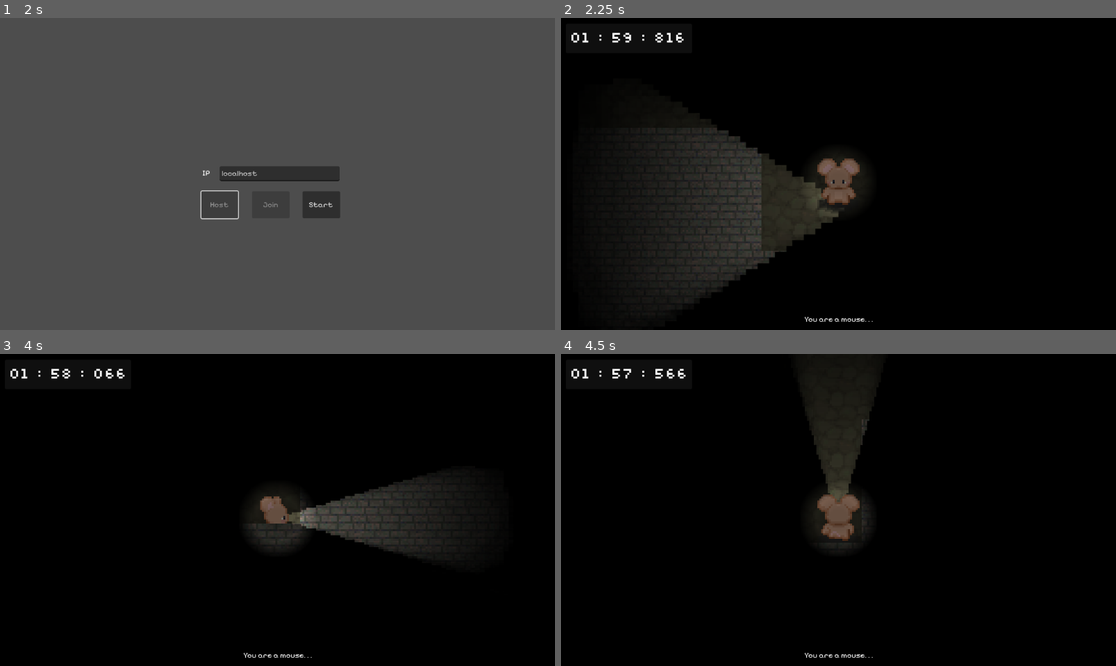
Above: before the commit, frames 1-4 (two rows, left to right).
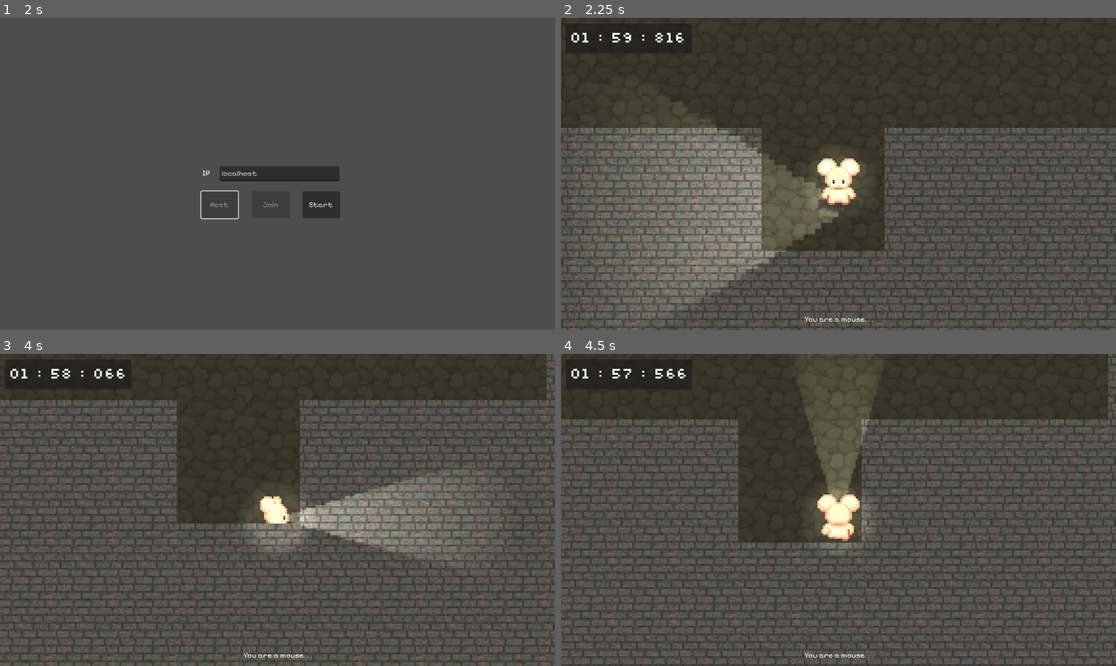
Above: after the commit, the same moments.

Repository: ej31415/Rat
Game: Godot game, scene res://main.tscn
The game is run twice, just before and just after one commit, with the same random seed, the same clock (stepped at 60 frames per second) and the same inputs.
Inputs:
- Up to frame 1 (2 s): tap Enter at 0.5 s; hold D (RIGHT) 0.53-1.25 s; hold X (ATTACK) 0.53-1.25 s; tap Space (TOGGLE LIGHT, bound only after the commit) at 0.8 s; click "Host" at 1.25 s
- Up to frame 2 (2.25 s): click "Start" at 2 s
- Up to frame 3 (4 s): hold S (DOWN) 2.78-3.53 s; tap Space (TOGGLE LIGHT, bound only after the commit) at 2.85, 3.8 s; tap X (ATTACK) at 3.05 s; hold D (RIGHT) from 3.53 s (still down); hold X (ATTACK) from 3.53 s (still down)
- Up to frame 4 (4.5 s): release D (RIGHT) at 4.28 s; release X (ATTACK) at 4.28 s; hold W (UP) from 4.28 s (still down); tap Shift (SHIFT) at 4.35 s

Frame 1 is identical in both runs. In frame 2, 98% of the frame differs, in the area x 0-100%, y 0-100%; in frame 3, 98%; in frame 4, 98%.

Commit message:
shooting animations

Diff:
--- a/brown_mouse.gd
+++ b/brown_mouse.gd
@@ -9,3 +9,6 @@
 	if anim_name == "attack":
 		print(color + " finished attack animation")
 		set_physics_process(true)
+	if "shoot" in anim_name:
+		print(color + " finished shooting animation")
+		set_physics_process(true)
--- a/brown_mouse.tscn
+++ b/brown_mouse.tscn
@@ -20,6 +20,10 @@
 [ext_resource type="Texture2D" uid="uid://ipcg31h4m08m" path="res://assets/Brown Mouse/Facing right/Brown right facing static.png" id="13_q3dww"]
 [ext_resource type="Texture2D" uid="uid://dyt2tct6bdmye" path="res://assets/Brown Mouse/Facing right/Brown right facing step right.png" id="14_nahoj"]
 [ext_resource type="Script" path="res://aim.gd" id="20_ohqr7"]
+[ext_resource type="Texture2D" uid="uid://c17cgem17ul4x" path="res://assets/Brown Mouse/Gun/Brown front gun.png" id="20_wb4sc"]
+[ext_resource type="Texture2D" uid="uid://dr8u0clmr3p3o" path="res://assets/Brown Mouse/Gun/Brown look left gun.png" id="21_cefly"]
+[ext_resource type="Texture2D" uid="uid://1qoxsdeka2rp" path="res://assets/Brown Mouse/Gun/Brown look right gun.png" id="22_rnt3q"]
+[ext_resource type="Texture2D" uid="uid://bcny6skeyuylk" path="res://assets/Brown Mouse/Gun/Brown back gun.png" id="23_do3yt"]
 
 [sub_resource type="CanvasItemMaterial" id="CanvasItemMaterial_epbfg"]
 light_mode = 2
@@ -125,6 +129,38 @@
 }],
 "loop": true,
 "name": &"right",
+"speed": 5.0
+}, {
+"frames": [{
+"duration": 1.0,
+"texture": ExtResource("20_wb4sc")
+}],
+"loop": false,
+"name": &"shoot down",
+"speed": 5.0
+}, {
+"frames": [{
+"duration": 1.0,
+"texture": ExtResource("21_cefly")
+}],
+"loop": true,
+"name": &"shoot left",
+"speed": 5.0
+}, {
+"frames": [{
+"duration": 1.0,
+"texture": ExtResource("22_rnt3q")
+}],
+"loop": false,
+"name": &"shoot right",
+"speed": 5.0
+}, {
+"frames": [{
+"duration": 1.0,
+"texture": ExtResource("23_do3yt")
+}],
+"loop": false,
+"name": &"shoot up",
 "speed": 5.0
 }, {
 "frames": [{
@@ -206,10 +242,122 @@
 "values": [0, 1, 2]
 }
 
+[sub_resource type="Animation" id="Animation_0bxlb"]
+resource_name = "shoot down"
+tracks/0/type = "value"
+tracks/0/imported = false
+tracks/0/enabled = true
+tracks/0/path = NodePath("AnimatedSprite2D:animation")
+tracks/0/interp = 1
+tracks/0/loop_wrap = true
+tracks/0/keys = {
+"times": PackedFloat32Array(0.0666667),
+"transitions": PackedFloat32Array(1),
+"update": 1,
+"values": [&"shoot down"]
+}
+tracks/1/type = "value"
+tracks/1/imported = false
+tracks/1/enabled = true
+tracks/1/path = NodePath("AnimatedSprite2D:frame")
+tracks/1/interp = 1
+tracks/1/loop_wrap = true
+tracks/1/keys = {
+"times": PackedFloat32Array(0.0666667),
+"transitions": PackedFloat32Array(1),
+"update": 1,
+"values": [0]
+}
+
+[sub_resource type="Animation" id="Animation_exyrh"]
+resource_name = "shoot left"
+tracks/0/type = "value"
+tracks/0/imported = false
+tracks/0/enabled = true
+tracks/0/path = NodePath("AnimatedSprite2D:animation")
+tracks/0/interp = 1
+tracks/0/loop_wrap = true
+tracks/0/keys = {
+"times": PackedFloat32Array(0),
+"transitions": PackedFloat32Array(1),
+"update": 1,
+"values": [&"shoot left"]
+}
+tracks/1/type = "value"
+tracks/1/imported = false
+tracks/1/enabled = true
+tracks/1/path = NodePath("AnimatedSprite2D:frame")
+tracks/1/interp = 1
+tracks/1/loop_wrap = true
+tracks/1/keys = {
+"times": PackedFloat32Array(0),
+"transitions": PackedFloat32Array(1),
+"update": 1,
+"values": [0]
+}
+
+[sub_resource type="Animation" id="Animation_qludl"]
+resource_name = "shoot right"
+tracks/0/type = "value"
+tracks/0/imported = false
+tracks/0/enabled = true
+tracks/0/path = NodePath("AnimatedSprite2D:animation")
+tracks/0/interp = 1
+tracks/0/loop_wrap = true
+tracks/0/keys = {
+"times": PackedFloat32Array(0),
+"transitions": PackedFloat32Array(1),
+"update": 1,
+"values": [&"shoot right"]
+}
+tracks/1/type = "value"
+tracks/1/imported = false
+tracks/1/enabled = true
+tracks/1/path = NodePath("AnimatedSprite2D:frame")
+tracks/1/interp = 1
+tracks/1/loop_wrap = true
+tracks/1/keys = {
+"times": PackedFloat32Array(0),
+"transitions": PackedFloat32Array(1),
+"update": 1,
+"values": [0]
+}
+
+[sub_resource type="Animation" id="Animation_nbms4"]
+resource_name = "shoot up"
+tracks/0/type = "value"
+tracks/0/imported = false
+tracks/0/enabled = true
+tracks/0/path = NodePath("AnimatedSprite2D:animation")
+tracks/0/interp = 1
+tracks/0/loop_wrap = true
+tracks/0/keys = {
+"times": PackedFloat32Array(0),
+"transitions": PackedFloat32Array(1),
+"update": 1,
+"values": [&"shoot up"]
+}
+tracks/1/type = "value"
+tracks/1/imported = false
+tracks/1/enabled = true
+tracks/1/path = NodePath("AnimatedSprite2D:frame")
+tracks/1/interp = 1
+tracks/1/loop_wrap = true
+tracks/1/keys = {
+"times": PackedFloat32Array(0),
+"transitions": PackedFloat32Array(1),
+"update": 1,
+"values": [0]
+}
+
 [sub_resource type="AnimationLibrary" id="AnimationLibrary_fhu0p"]
 _data = {
 "RESET": SubResource("Animation_mtbjs"),
-"attack": SubResource("Animation_61pn1")
+"attack": SubResource("Animation_61pn1"),
+"shoot down": SubResource("Animation_0bxlb"),
+"shoot left": SubResource("Animation_exyrh"),
+"shoot right": SubResource("Animation_qludl"),
+"shoot up": SubResource("Animation_nbms4")
 }
 
 [sub_resource type="SceneReplicationConfig" id="SceneReplicationConfig_vfuks"]
@@ -275,7 +423,7 @@
 light_mask = 4
 visibility_layer = 4
 sprite_frames = SubResource("SpriteFrames_e3fi4")
-animation = &"static front"
+animation = &"shoot up"
 
 [node name="CollisionShape2D" type="CollisionShape2D" parent="."]
 position = Vector2(0, 25)
--- a/gray_mouse.gd
+++ b/gray_mouse.gd
@@ -9,3 +9,6 @@
 	if anim_name == "attack":
 		print(color + " finished attack animation")
 		set_physics_process(true)
+	if "shoot" in anim_name:
+		print(color + " finished shooting animation")
+		set_physics_process(true)
--- a/gray_mouse.tscn
+++ b/gray_mouse.tscn
@@ -19,7 +19,11 @@
 [ext_resource type="Texture2D" uid="uid://d1iqrscwuyffx" path="res://assets/Gray Mouse/Gyatt Walk/Gyatt static.png" id="11_05kil"]
 [ext_resource type="Texture2D" uid="uid://btfiiltmos4go" path="res://assets/Gray Mouse/Gyatt Walk/Gyatt step right.png" id="12_ab1sv"]
 [ext_resource type="Texture2D" uid="uid://d4bp62bjddfam" path="res://assets/Flashlight.png" id="15_sh5o6"]
+[ext_resource type="Texture2D" uid="uid://vgbuf0utfacj" path="res://assets/Gray Mouse/Shoot/Gray front gun.png" id="20_ntv6s"]
 [ext_resource type="Script" path="res://aim.gd" id="20_of17u"]
+[ext_resource type="Texture2D" uid="uid://c71a05enaenpo" path="res://assets/Gray Mouse/Shoot/Gray look left gun.png" id="21_k2mrk"]
+[ext_resource type="Texture2D" uid="uid://boqcwu3b4m06a" path="res://assets/Gray Mouse/Shoot/Gray look right gun.png" id="22_38kqu"]
+[ext_resource type="Texture2D" uid="uid://cwam6tsw168id" path="res://assets/Gray Mouse/Shoot/Gray gun back.png" id="23_g6aio"]
 
 [sub_resource type="CanvasItemMaterial" id="CanvasItemMaterial_6ifnq"]
 light_mode = 2
@@ -126,6 +130,38 @@
 "loop": true,
 "name": &"right",
 "speed": 8.0
+}, {
+"frames": [{
+"duration": 1.0,
+"texture": ExtResource("20_ntv6s")
+}],
+"loop": false,
+"name": &"shoot down",
+"speed": 5.0
+}, {
+"frames": [{
+"duration": 1.0,
+"texture": ExtResource("21_k2mrk")
+}],
+"loop": false,
+"name": &"shoot left",
+"speed": 5.0
+}, {
+"frames": [{
+"duration": 1.0,
+"texture": ExtResource("22_38kqu")
+}],
+"loop": false,
+"name": &"shoot right",
+"speed": 5.0
+}, {
+"frames": [{
+"duration": 1.0,
+"texture": ExtResource("23_g6aio")
+}],
+"loop": false,
+"name": &"shoot up",
+"speed": 5.0
 }, {
 "frames": [{
 "duration": 1.0,
@@ -206,10 +242,122 @@
 "values": [0, 1, 2]
 }
 
+[sub_resource type="Animation" id="Animation_28ygr"]
+resource_name = "shoot down"
+tracks/0/type = "value"
+tracks/0/imported = false
+tracks/0/enabled = true
+tracks/0/path = NodePath("AnimatedSprite2D:animation")
+tracks/0/interp = 1
+tracks/0/loop_wrap = true
+tracks/0/keys = {
+"times": PackedFloat32Array(0),
+"transitions": PackedFloat32Array(1),
+"update": 1,
+"values": [&"shoot down"]
+}
+tracks/1/type = "value"
+tracks/1/imported = false
+tracks/1/enabled = true
+tracks/1/path = NodePath("AnimatedSprite2D:frame")
+tracks/1/interp = 1
+tracks/1/loop_wrap = true
+tracks/1/keys = {
+"times": PackedFloat32Array(0),
+"transitions": PackedFloat32Array(1),
+"update": 1,
+"values": [0]
+}
+
+[sub_resource type="Animation" id="Animation_bi5kn"]
+resource_name = "shoot left"
+tracks/0/type = "value"
+tracks/0/imported = false
+tracks/0/enabled = true
+tracks/0/path = NodePath("AnimatedSprite2D:animation")
+tracks/0/interp = 1
+tracks/0/loop_wrap = true
+tracks/0/keys = {
+"times": PackedFloat32Array(0),
+"transitions": PackedFloat32Array(1),
+"update": 1,
+"values": [&"shoot left"]
+}
+tracks/1/type = "value"
+tracks/1/imported = false
+tracks/1/enabled = true
+tracks/1/path = NodePath("AnimatedSprite2D:frame")
+tracks/1/interp = 1
+tracks/1/loop_wrap = true
+tracks/1/keys = {
+"times": PackedFloat32Array(0),
+"transitions": PackedFloat32Array(1),
+"update": 1,
+"values": [0]
+}
+
+[sub_resource type="Animation" id="Animation_uqbnr"]
+resource_name = "shoot right"
+tracks/0/type = "value"
+tracks/0/imported = false
+tracks/0/enabled = true
+tracks/0/path = NodePath("AnimatedSprite2D:animation")
+tracks/0/interp = 1
+tracks/0/loop_wrap = true
+tracks/0/keys = {
+"times": PackedFloat32Array(0),
+"transitions": PackedFloat32Array(1),
+"update": 1,
+"values": [&"shoot right"]
+}
+tracks/1/type = "value"
+tracks/1/imported = false
+tracks/1/enabled = true
+tracks/1/path = NodePath("AnimatedSprite2D:frame")
+tracks/1/interp = 1
+tracks/1/loop_wrap = true
+tracks/1/keys = {
+"times": PackedFloat32Array(0),
+"transitions": PackedFloat32Array(1),
+"update": 1,
+"values": [0]
+}
+
+[sub_resource type="Animation" id="Animation_nm82n"]
+resource_name = "shoot up"
+tracks/0/type = "value"
+tracks/0/imported = false
+tracks/0/enabled = true
+tracks/0/path = NodePath("AnimatedSprite2D:animation")
+tracks/0/interp = 1
+tracks/0/loop_wrap = true
+tracks/0/keys = {
+"times": PackedFloat32Array(0),
+"transitions": PackedFloat32Array(1),
+"update": 1,
+"values": [&"shoot up"]
+}
+tracks/1/type = "value"
+tracks/1/imported = false
+tracks/1/enabled = true
+tracks/1/path = NodePath("AnimatedSprite2D:frame")
+tracks/1/interp = 1
+tracks/1/loop_wrap = true
+tracks/1/keys = {
+"times": PackedFloat32Array(0),
+"transitions": PackedFloat32Array(1),
+"update": 1,
+"values": [0]
+}
+
 [sub_resource type="AnimationLibrary" id="AnimationLibrary_fhu0p"]
 _data = {
 "RESET": SubResource("Animation_mtbjs"),
-"attack": SubResource("Animation_61pn1")
+"attack": SubResource("Animation_61pn1"),
+"shoot down": SubResource("Animation_28ygr"),
+"shoot left": SubResource("Animation_bi5kn"),
+"shoot right": SubResource("Animation_uqbnr"),
+"shoot up": SubResource("Animation_nm82n")
 }
 
 [sub_resource type="SceneReplicationConfig" id="SceneReplicationConfig_b772t"]
@@ -268,8 +416,7 @@
 
 [node name="AnimatedSprite2D" type="AnimatedSprite2D" parent="."]
 sprite_frames = SubResource("SpriteFrames_p1mwd")
-animation = &"attack"
-frame = 1
+animation = &"shoot down"
 
 [node name="CollisionShape2D" type="CollisionShape2D" parent="."]
 position = Vector2(0, 25)
--- a/main.gd
+++ b/main.gd
@@ -119,6 +119,9 @@
 	if killed == 3 and not game_ended:
 		_end_game.rpc(false)
 
+	if Input.is_action_just_pressed("TOGGLE LIGHT"):
+		$CanvasModulate.visible = !$CanvasModulate.visible
+
 func _on_again_button_pressed() -> void:
 	# make a new maze
 	$Map._ready()
--- a/player.gd
+++ b/player.gd
@@ -191,6 +191,20 @@
 				print(color + " shoot!!!")
 				set_physics_process(false)
 				# add shooting animation
+				$AnimationPlayer.play(animate_shoot())
+
+func animate_shoot() -> StringName:
+	var current_anim = $AnimatedSprite2D.animation
+	var new_anim = ""
+	if current_anim == "left" or current_anim == "static left":
+		new_anim = "shoot left"
+	elif current_anim == "right" or current_anim == "static right":
+		new_anim = "shoot right"
+	elif current_anim == "front" or current_anim == "static front":
+		new_anim = "shoot down"
+	elif current_anim == "gyatt" or current_anim == "static gyatt":
+		new_anim = "shoot up"
+	return new_anim
 
 @rpc("call_local", "reliable")
 func die_call(color):
--- a/project.godot
+++ b/project.godot
@@ -55,3 +55,8 @@
 "events": [Object(InputEventKey,"resource_local_to_scene":false,"resource_name":"","device":-1,"window_id":0,"alt_press …(192 unchanged characters)…
 ]
 }
+"TOGGLE LIGHT"={
+"deadzone": 0.5,
+"events": [Object(InputEventKey,"resource_local_to_scene":false,"resource_name":"","device":-1,"window_id":0,"alt_pressed":false,"shift_pressed":false,"ctrl_pressed":false,"meta_pressed":false,"pressed":false,"keycode":0,"physical_keycode":32,"key_label":0,"unicode":32,"location":0,"echo":false,"script":null)
+]
+}
--- a/sb_mouse.gd
+++ b/sb_mouse.gd
@@ -9,3 +9,6 @@
 	if anim_name == "attack":
 		print(color + " finished attack animation")
 		set_physics_process(true)
+	if "shoot" in anim_name:
+		print(color + " finished shooting animation")
+		set_physics_process(true)
--- a/sb_mouse.tscn
+++ b/sb_mouse.tscn
@@ -20,6 +20,10 @@
 [ext_resource type="Texture2D" uid="uid://iidbiyi6vb8i" path="res://assets/Strawberry Blonde Mouse/Right facing/Strawberry blonde facing right.png" id="13_6xcaw"]
 [ext_resource type="Texture2D" uid="uid://cc21kn5d53ckk" path="res://assets/Strawberry Blonde Mouse/Right facing/Strawberry blonde facing rightstep right.png" id="14_nuo54"]
 [ext_resource type="Script" path="res://aim.gd" id="20_xg0ic"]
+[ext_resource type="Texture2D" uid="uid://fo032hytfsfj" path="res://assets/Strawberry Blonde Mouse/Shoot/Strawberry blonde gun.png" id="20_yybnt"]
+[ext_resource type="Texture2D" uid="uid://cf847o7p3flsf" path="res://assets/Strawberry Blonde Mouse/Shoot/Strawberry blonde left gun.png" id="21_x1bjk"]
+[ext_resource type="Texture2D" uid="uid://dd4lfs8wq6hcf" path="res://assets/Strawberry Blonde Mouse/Shoot/Strawberry blonde right gun.png" id="22_a402c"]
+[ext_resource type="Texture2D" uid="uid://byqt5uoieaklo" path="res://assets/Strawberry Blonde Mouse/Shoot/Strawberry blonde back gun.png" id="23_1qf6f"]
 
 [sub_resource type="CanvasItemMaterial" id="CanvasItemMaterial_dny3u"]
 light_mode = 2
@@ -125,6 +129,38 @@
 }],
 "loop": true,
 "name": &"right",
+"speed": 5.0
+}, {
+"frames": [{
+"duration": 1.0,
+"texture": ExtResource("20_yybnt")
+}],
+"loop": false,
+"name": &"shoot down",
+"speed": 5.0
+}, {
+"frames": [{
+"duration": 1.0,
+"texture": ExtResource("21_x1bjk")
+}],
+"loop": false,
+"name": &"shoot left",
+"speed": 5.0
+}, {
+"frames": [{
+"duration": 1.0,
+"texture": ExtResource("22_a402c")
+}],
+"loop": false,
+"name": &"shoot right",
+"speed": 5.0
+}, {
+"frames": [{
+"duration": 1.0,
+"texture": ExtResource("23_1qf6f")
+}],
+"loop": false,
+"name": &"shoot up",
 "speed": 5.0
 }, {
 "frames": [{
@@ -206,10 +242,122 @@
 "values": [0, 1, 2]
 }
 
+[sub_resource type="Animation" id="Animation_ryhco"]
+resource_name = "shoot up"
+tracks/0/type = "value"
+tracks/0/imported = false
+tracks/0/enabled = true
+tracks/0/path = NodePath("AnimatedSprite2D:animation")
+tracks/0/interp = 1
+tracks/0/loop_wrap = true
+tracks/0/keys = {
+"times": PackedFloat32Array(0),
+"transitions": PackedFloat32Array(1),
+"update": 1,
+"values": [&"shoot up"]
+}
+tracks/1/type = "value"
+tracks/1/imported = false
+tracks/1/enabled = true
+tracks/1/path = NodePath("AnimatedSprite2D:frame")
+tracks/1/interp = 1
+tracks/1/loop_wrap = true
+tracks/1/keys = {
+"times": PackedFloat32Array(0),
+"transitions": PackedFloat32Array(1),
+"update": 1,
+"values": [0]
+}
+
+[sub_resource type="Animation" id="Animation_6suq8"]
+resource_name = "shoot down"
+tracks/0/type = "value"
+tracks/0/imported = false
+tracks/0/enabled = true
+tracks/0/path = NodePath("AnimatedSprite2D:animation")
+tracks/0/interp = 1
+tracks/0/loop_wrap = true
+tracks/0/keys = {
+"times": PackedFloat32Array(0),
+"transitions": PackedFloat32Array(1),
+"update": 1,
+"values": [&"shoot down"]
+}
+tracks/1/type = "value"
+tracks/1/imported = false
+tracks/1/enabled = true
+tracks/1/path = NodePath("AnimatedSprite2D:frame")
+tracks/1/interp = 1
+tracks/1/loop_wrap = true
+tracks/1/keys = {
+"times": PackedFloat32Array(0),
+"transitions": PackedFloat32Array(1),
+"update": 1,
+"values": [0]
+}
+
+[sub_resource type="Animation" id="Animation_i75ns"]
+resource_name = "shoot left"
+tracks/0/type = "value"
+tracks/0/imported = false
+tracks/0/enabled = true
+tracks/0/path = NodePath("AnimatedSprite2D:animation")
+tracks/0/interp = 1
+tracks/0/loop_wrap = true
+tracks/0/keys = {
+"times": PackedFloat32Array(0),
+"transitions": PackedFloat32Array(1),
+"update": 1,
+"values": [&"shoot left"]
+}
+tracks/1/type = "value"
+tracks/1/imported = false
+tracks/1/enabled = true
+tracks/1/path = NodePath("AnimatedSprite2D:frame")
+tracks/1/interp = 1
+tracks/1/loop_wrap = true
+tracks/1/keys = {
+"times": PackedFloat32Array(0),
+"transitions": PackedFloat32Array(1),
+"update": 1,
+"values": [0]
+}
+
+[sub_resource type="Animation" id="Animation_0nbl2"]
+resource_name = "shoot right"
+tracks/0/type = "value"
+tracks/0/imported = false
+tracks/0/enabled = true
+tracks/0/path = NodePath("AnimatedSprite2D:animation")
+tracks/0/interp = 1
+tracks/0/loop_wrap = true
+tracks/0/keys = {
+"times": PackedFloat32Array(0),
+"transitions": PackedFloat32Array(1),
+"update": 1,
+"values": [&"shoot right"]
+}
+tracks/1/type = "value"
+tracks/1/imported = false
+tracks/1/enabled = true
+tracks/1/path = NodePath("AnimatedSprite2D:frame")
+tracks/1/interp = 1
+tracks/1/loop_wrap = true
+tracks/1/keys = {
+"times": PackedFloat32Array(0),
+"transitions": PackedFloat32Array(1),
+"update": 1,
+"values": [0]
+}
+
 [sub_resource type="AnimationLibrary" id="AnimationLibrary_fhu0p"]
 _data = {
 "RESET": SubResource("Animation_mtbjs"),
-"attack": SubResource("Animation_61pn1")
+"attack": SubResource("Animation_61pn1"),
+"shoot down": SubResource("Animation_6suq8"),
+"shoot left": SubResource("Animation_i75ns"),
+"shoot right": SubResource("Animation_0nbl2"),
+"shoot up": SubResource("Animation_ryhco")
 }
 
 [sub_resource type="SceneReplicationConfig" id="SceneReplicationConfig_atjri"]
@@ -276,7 +424,7 @@
 light_mask = 8
 visibility_layer = 8
 sprite_frames = SubResource("SpriteFrames_st0pp")
-animation = &"static front"
+animation = &"shoot right"
 
 [node name="CollisionShape2D" type="CollisionShape2D" parent="."]
 position = Vector2(0, 25)
--- a/tan_mouse.gd
+++ b/tan_mouse.gd
@@ -9,3 +9,6 @@
 	if anim_name == "attack":
 		print(color + " finished attack animation")
 		set_physics_process(true)
+	if "shoot" in anim_name:
+		print(color + " finished shooting animation")
+		set_physics_process(true)
--- a/tan_mouse.tscn
+++ b/tan_mouse.tscn
@@ -20,6 +20,10 @@
 [ext_resource type="Texture2D" uid="uid://bj3a4ep4qykxx" path="res://assets/Tan Mouse/Looking right/Tan Look right static.png" id="13_kbema"]
 [ext_resource type="Texture2D" uid="uid://c3u7u4y168gt5" path="res://assets/Tan Mouse/Looking right/Tan Look right step left.png" id="14_r5akp"]
 [ext_resource type="Script" path="res://aim.gd" id="20_6xjy5"]
+[ext_resource type="Texture2D" uid="uid://b86q6273p120u" path="res://assets/Tan Mouse/Shoot/Tan front gun.png" id="20_k5h37"]
+[ext_resource type="Texture2D" uid="uid://tygeua53kum1" path="res://assets/Tan Mouse/Shoot/Tan left look gun.png" id="21_qjusg"]
+[ext_resource type="Texture2D" uid="uid://dvtjj7e0ve5rf" path="res://assets/Tan Mouse/Shoot/Tan right look gun.png" id="22_b1tro"]
+[ext_resource type="Texture2D" uid="uid://jkytuo0nln0h" path="res://assets/Tan Mouse/Shoot/Tan back gun.png" id="23_o8esf"]
 
 [sub_resource type="CanvasItemMaterial" id="CanvasItemMaterial_i4pks"]
 light_mode = 2
@@ -125,6 +129,38 @@
 }],
 "loop": true,
 "name": &"right",
+"speed": 5.0
+}, {
+"frames": [{
+"duration": 1.0,
+"texture": ExtResource("20_k5h37")
+}],
+"loop": false,
+"name": &"shoot down",
+"speed": 5.0
+}, {
+"frames": [{
+"duration": 1.0,
+"texture": ExtResource("21_qjusg")
+}],
+"loop": false,
+"name": &"shoot left",
+"speed": 5.0
+}, {
+"frames": [{
+"duration": 1.0,
+"texture": ExtResource("22_b1tro")
+}],
+"loop": false,
+"name": &"shoot right",
+"speed": 5.0
+}, {
+"frames": [{
+"duration": 1.0,
+"texture": ExtResource("23_o8esf")
+}],
+"loop": false,
+"name": &"shoot up",
 "speed": 5.0
 }, {
 "frames": [{
@@ -206,10 +242,122 @@
 "values": [0, 1, 2]
 }
 
+[sub_resource type="Animation" id="Animation_8knga"]
+resource_name = "shoot down"
+tracks/0/type = "value"
+tracks/0/imported = false
+tracks/0/enabled = true
+tracks/0/path = NodePath("AnimatedSprite2D:animation")
+tracks/0/interp = 1
+tracks/0/loop_wrap = true
+tracks/0/keys = {
+"times": PackedFloat32Array(0),
+"transitions": PackedFloat32Array(1),
+"update": 1,
+"values": [&"shoot down"]
+}
+tracks/1/type = "value"
+tracks/1/imported = false
+tracks/1/enabled = true
+tracks/1/path = NodePath("AnimatedSprite2D:frame")
+tracks/1/interp = 1
+tracks/1/loop_wrap = true
+tracks/1/keys = {
+"times": PackedFloat32Array(0),
+"transitions": PackedFloat32Array(1),
+"update": 1,
+"values": [0]
+}
+
+[sub_resource type="Animation" id="Animation_4x0lk"]
+resource_name = "shoot left"
+tracks/0/type = "value"
+tracks/0/imported = false
+tracks/0/enabled = true
+tracks/0/path = NodePath("AnimatedSprite2D:animation")
+tracks/0/interp = 1
+tracks/0/loop_wrap = true
+tracks/0/keys = {
+"times": PackedFloat32Array(0),
+"transitions": PackedFloat32Array(1),
+"update": 1,
+"values": [&"shoot left"]
+}
+tracks/1/type = "value"
+tracks/1/imported = false
+tracks/1/enabled = true
+tracks/1/path = NodePath("AnimatedSprite2D:frame")
+tracks/1/interp = 1
+tracks/1/loop_wrap = true
+tracks/1/keys = {
+"times": PackedFloat32Array(0),
+"transitions": PackedFloat32Array(1),
+"update": 1,
+"values": [0]
+}
+
+[sub_resource type="Animation" id="Animation_e62xa"]
+resource_name = "shoot right"
+tracks/0/type = "value"
+tracks/0/imported = false
+tracks/0/enabled = true
+tracks/0/path = NodePath("AnimatedSprite2D:animation")
+tracks/0/interp = 1
+tracks/0/loop_wrap = true
+tracks/0/keys = {
+"times": PackedFloat32Array(0),
+"transitions": PackedFloat32Array(1),
+"update": 1,
+"values": [&"shoot right"]
+}
+tracks/1/type = "value"
+tracks/1/imported = false
+tracks/1/enabled = true
+tracks/1/path = NodePath("AnimatedSprite2D:frame")
+tracks/1/interp = 1
+tracks/1/loop_wrap = true
+tracks/1/keys = {
+"times": PackedFloat32Array(0),
+"transitions": PackedFloat32Array(1),
+"update": 1,
+"values": [0]
+}
+
+[sub_resource type="Animation" id="Animation_7w4ld"]
+resource_name = "shoot up"
+tracks/0/type = "value"
+tracks/0/imported = false
+tracks/0/enabled = true
+tracks/0/path = NodePath("AnimatedSprite2D:animation")
+tracks/0/interp = 1
+tracks/0/loop_wrap = true
+tracks/0/keys = {
+"times": PackedFloat32Array(0),
+"transitions": PackedFloat32Array(1),
+"update": 1,
+"values": [&"shoot up"]
+}
+tracks/1/type = "value"
+tracks/1/imported = false
+tracks/1/enabled = true
+tracks/1/path = NodePath("AnimatedSprite2D:frame")
+tracks/1/interp = 1
+tracks/1/loop_wrap = true
+tracks/1/keys = {
+"times": PackedFloat32Array(0),
+"transitions": PackedFloat32Array(1),
+"update": 1,
+"values": [0]
+}
+
 [sub_resource type="AnimationLibrary" id="AnimationLibrary_fhu0p"]
 _data = {
 "RESET": SubResource("Animation_mtbjs"),
-"attack": SubResource("Animation_61pn1")
+"attack": SubResource("Animation_61pn1"),
+"shoot down": SubResource("Animation_8knga"),
+"shoot left": SubResource("Animation_4x0lk"),
+"shoot right": SubResource("Animation_e62xa"),
+"shoot up": SubResource("Animation_7w4ld")
 }
 
 [sub_resource type="SceneReplicationConfig" id="SceneReplicationConfig_qjbrs"]
@@ -275,7 +423,7 @@
 light_mask = 2
 visibility_layer = 2
 sprite_frames = SubResource("SpriteFrames_31bpd")
-animation = &"static front"
+animation = &"shoot down"
 
 [node name="CollisionShape2D" type="CollisionShape2D" parent="."]
 position = Vector2(0, 25)
Binary file added: assets/Brown Mouse/Shoot/Brown back gun.png
Not shown, added: assets/Brown Mouse/Shoot/Brown back gun.png.import
Binary file added: assets/Brown Mouse/Shoot/Brown front gun.png
Not shown, added: assets/Brown Mouse/Shoot/Brown front gun.png.import
Binary file added: assets/Brown Mouse/Shoot/Brown look left gun.png
Not shown, added: assets/Brown Mouse/Shoot/Brown look left gun.png.import
Binary file added: assets/Brown Mouse/Shoot/Brown look right gun.png
Not shown, added: assets/Brown Mouse/Shoot/Brown look right gun.png.import
Binary file added: assets/Gray Mouse/Shoot/Gray front gun.png
Not shown, added: assets/Gray Mouse/Shoot/Gray front gun.png.import
Binary file added: assets/Gray Mouse/Shoot/Gray gun back.png
Not shown, added: assets/Gray Mouse/Shoot/Gray gun back.png.import
(and 24 more such lines)
